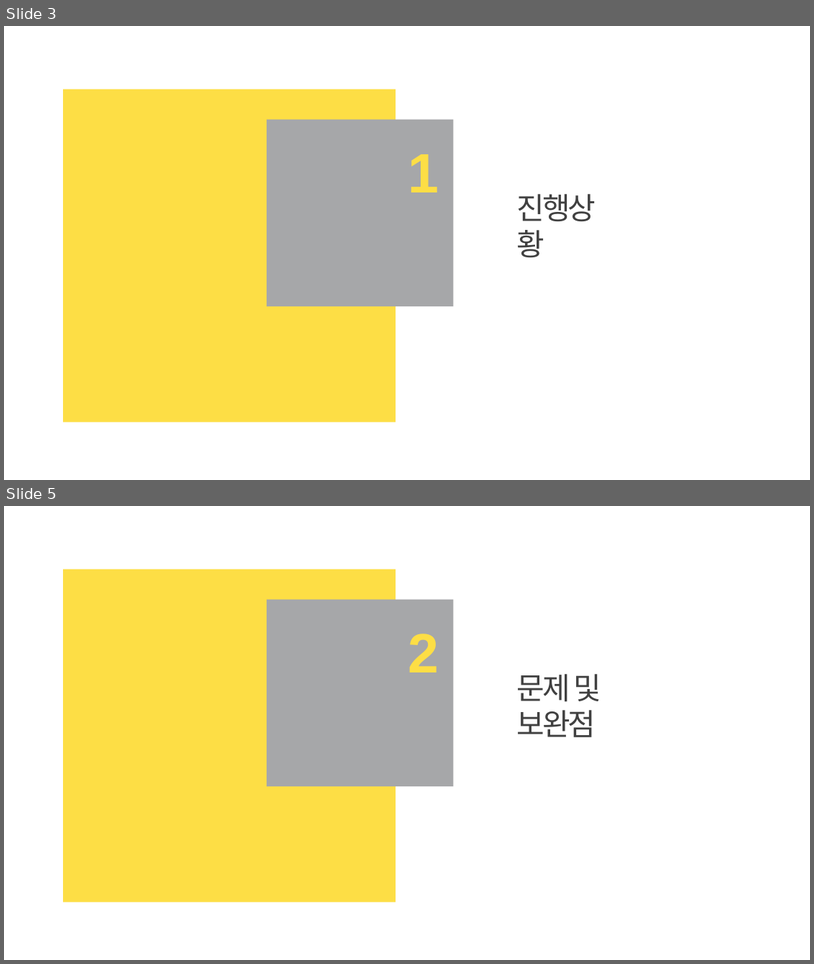
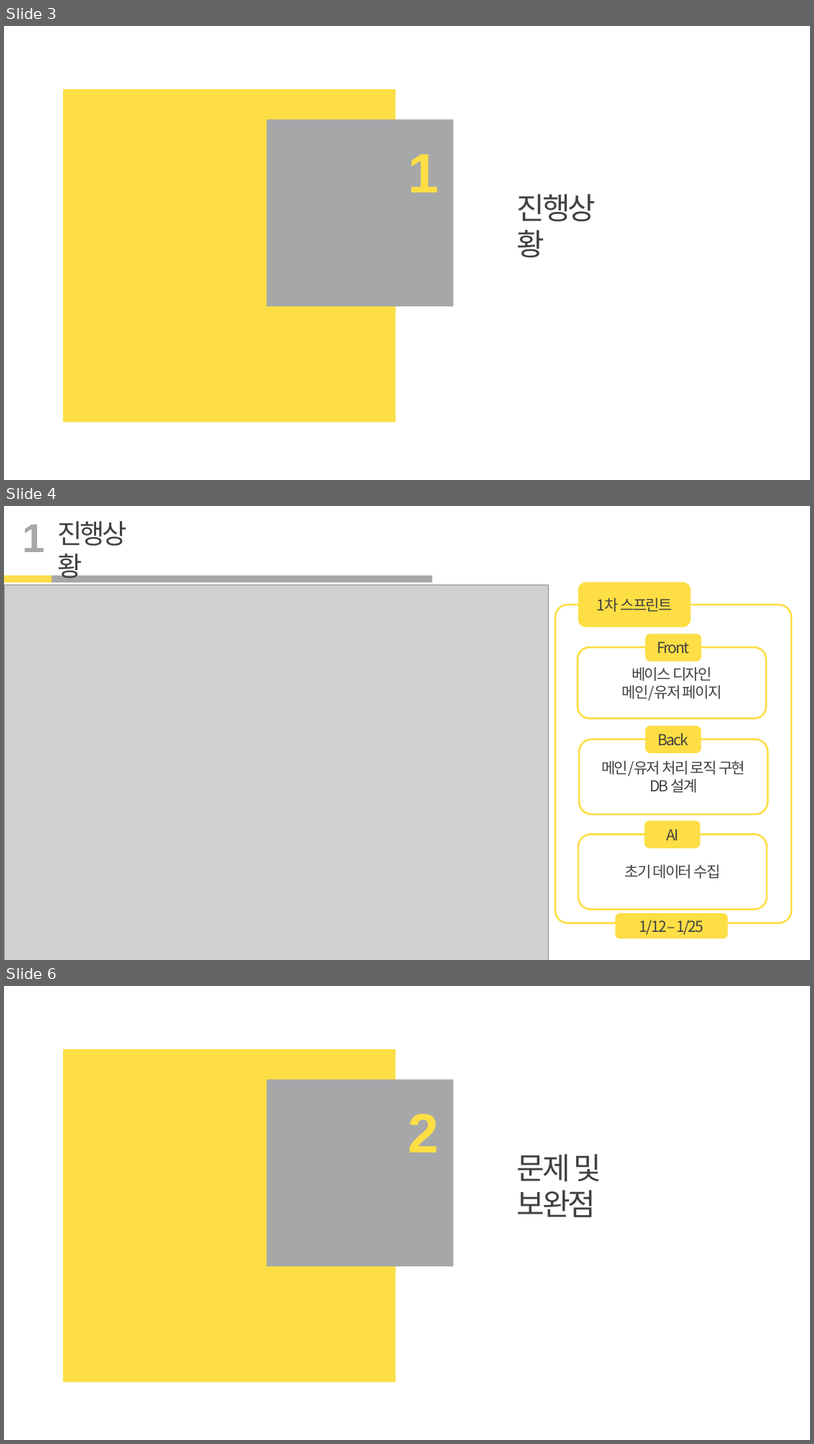
Before and after one commit to kpuce2022CD/Centum, a slide deck: document/진행사항 2.pptx. Shown one above the other, each under a label of ours: slides 3 and 5 before the commit, slides 3, 4 and 6 after it; the slides between them are not shown. The pictures are 814x964 and 814x1444 pixels, drawn with LibreOffice and Linux fonts; fonts in the diff are those of the drawing; grey boxes stand for pictures. Boxes give left, top, right and bottom in pixels: in the first picture for what was removed or moved away, otherwise in the second. Text is boxed around its words. In the diff, an @@ line names an element or a change of style, - is before the commit and + after.

```diff
--- a/document/진행사항 2.pptx
+++ b/document/진행사항 2.pptx
@@ slide 4 added at (4, 506, 810, 960), background #FFFFFF @@
@@ text added at (22, 524, 44, 552), 48 pt, text #A6A7A9, bold @@
+1
@@ text added at (57, 521, 126, 582), 32 pt, text #404040 @@
+진행상황
@@ rectangle added at (4, 576, 52, 583), fill #FDDE45 @@
@@ picture added at (4, 585, 549, 960) @@
@@ rectangle added at (52, 576, 433, 583), fill #A6A7A9 @@
@@ rounded rectangle added at (579, 583, 691, 627), fill #FDDE45, outline #FDDE45 1 pt, 18 pt, text #404040 @@
+1차 스프린트
@@ rounded rectangle added at (556, 605, 792, 923), outline #FDDE45 2.25 pt @@
@@ group added at (578, 634, 768, 909): 6 rounded rectangles @@
+베이스 디자인
+메인/유저 페이지
+메인/유저 처리 로직 구현
+DB 설계
+Front
+Back
+초기 데이터 수집
+AI
@@ rounded rectangle added at (616, 914, 728, 939), fill #FDDE45, outline #FDDE45 1 pt, 18 pt, text #404040 @@
+1/12 – 1/25
@@ what was slide 5 is now slide 6 @@
```
Also in this commit, not shown: 2 slides changed, 1 other file.
